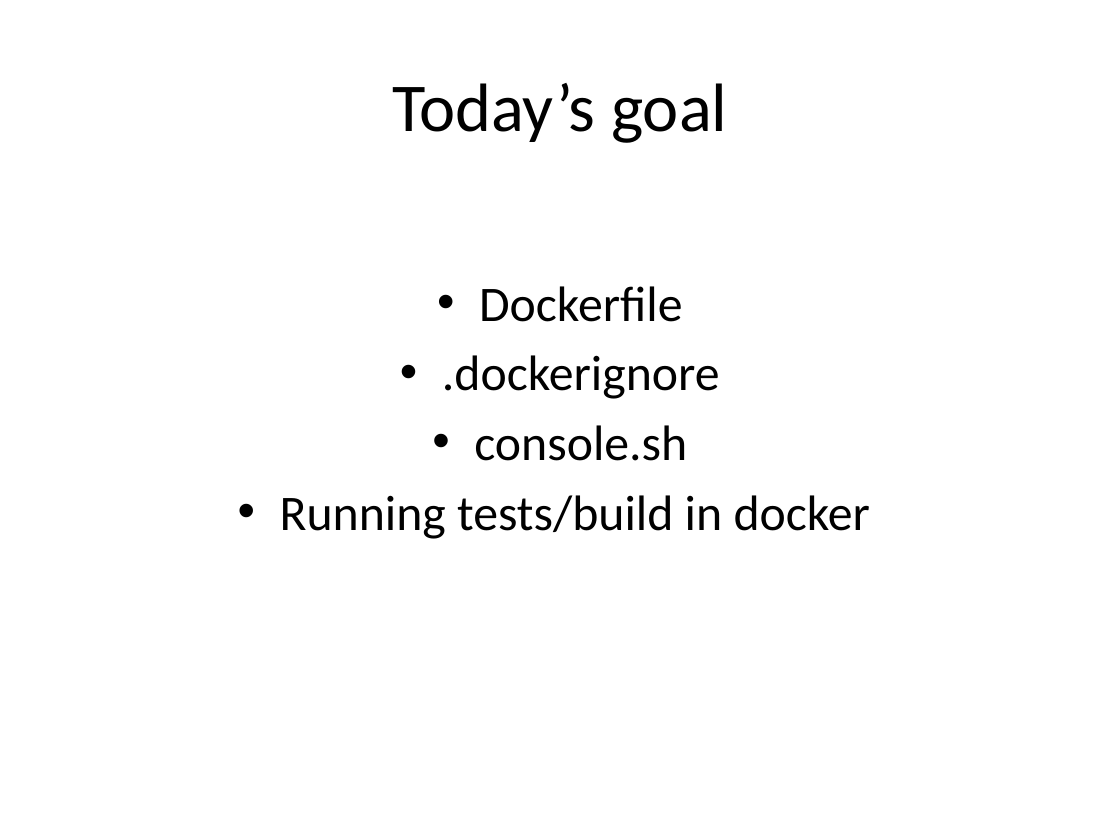
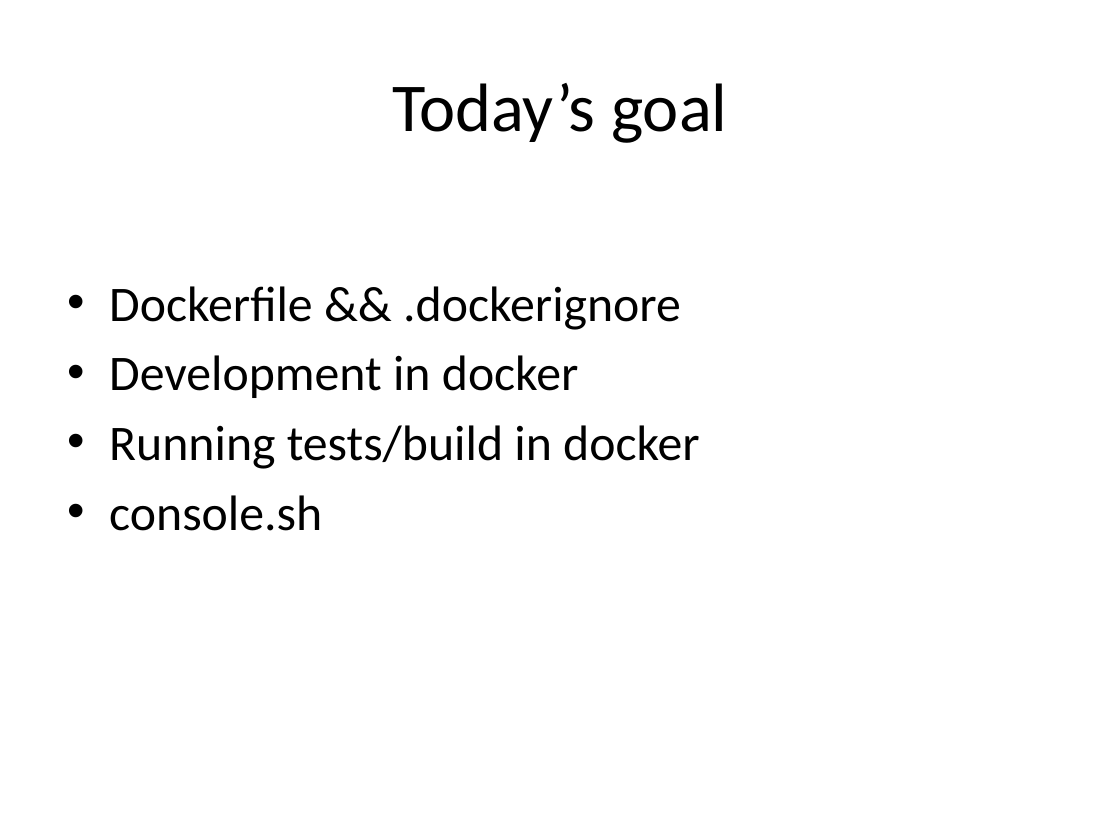
Before and after one commit to wrasdf/ddd-workshop, a slide deck: slide 3 of day-2/ddd-2.pptx. Drawn at 1120x840 pixels with LibreOffice and Linux fonts; fonts in the diff are those of the drawing. Boxes give left, top, right and bottom in pixels: in the first picture for what was removed or moved away, otherwise in the second. Text is boxed around its words. In the diff, an @@ line names an element or a change of style, - is before the commit and + after.

```diff
--- a/day-2/ddd-2.pptx
+++ b/day-2/ddd-2.pptx
@@ text at box(109, 286, 700, 469): text changed @@
-• Dockerfile
-• .dockerignore
+• Dockerfile && .dockerignore
+• Development in docker
+• Running tests/build in docker
@@ text at box(109, 495, 322, 531): alignment centre to left @@
@@ text at box(280, 495, 871, 539): paragraph removed @@
-• Running tests/build in docker
```
Also in this commit, not shown: 4 other slides changed, 1 slide removed, 5 other files.
